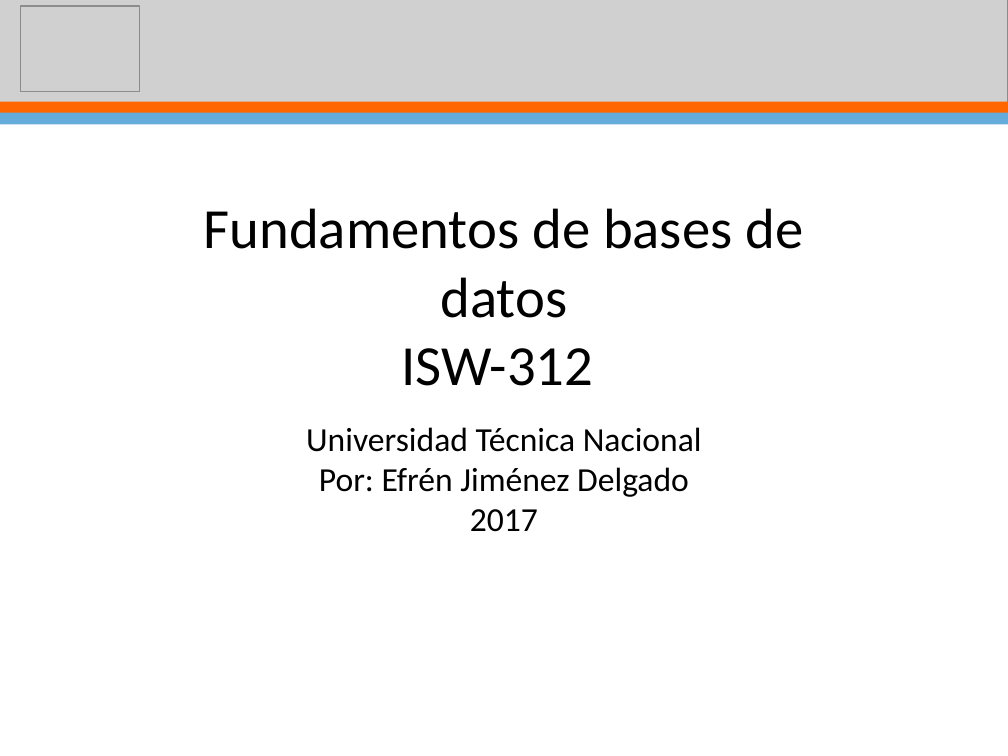
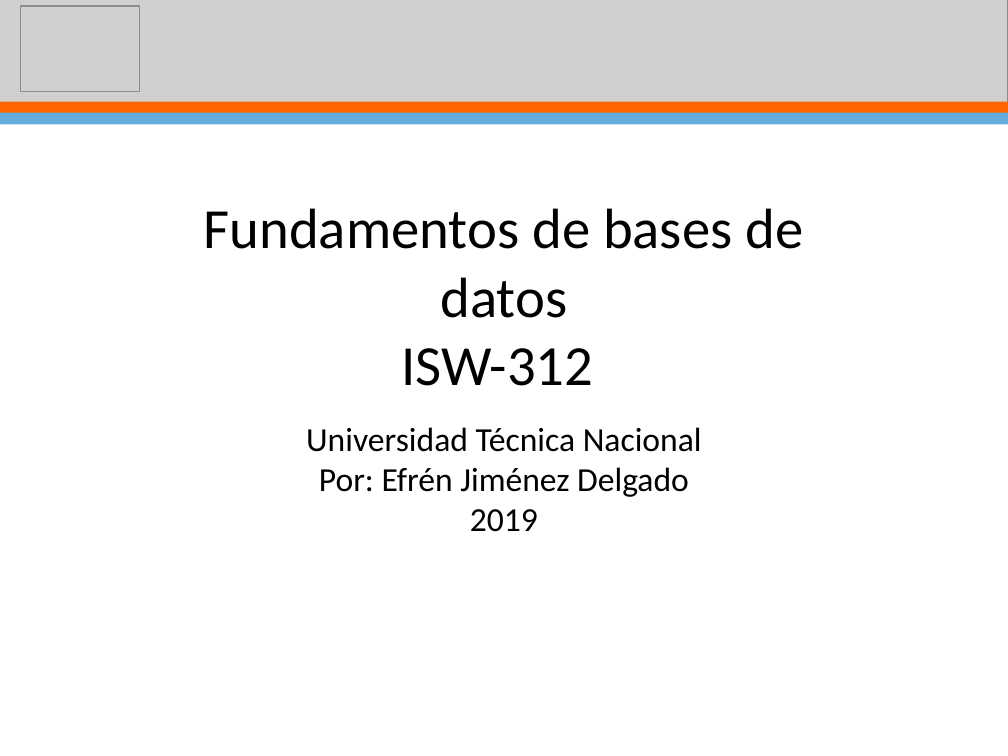
Before and after one commit to ejimenezdelgado/ext_base_datos_2_2019, a slide deck: slide 2 of Clase 2/Clase4.pptx. Drawn at 1008x756 pixels with LibreOffice and Linux fonts; fonts in the diff are those of the drawing; grey boxes stand for pictures; background and template pictures are left out. Boxes give left, top, right and bottom in pixels: in the first picture for what was removed or moved away, otherwise in the second. Text is boxed around its words. In the diff, an @@ line names an element or a change of style, - is before the commit and + after.

```diff
--- a/Clase 2/Clase4.pptx
+++ b/Clase 2/Clase4.pptx
@@ subtitle at bbox=[470, 509, 538, 532]: text changed @@
-2017
+2019
```
Also in this commit, not shown: 1 other file.
